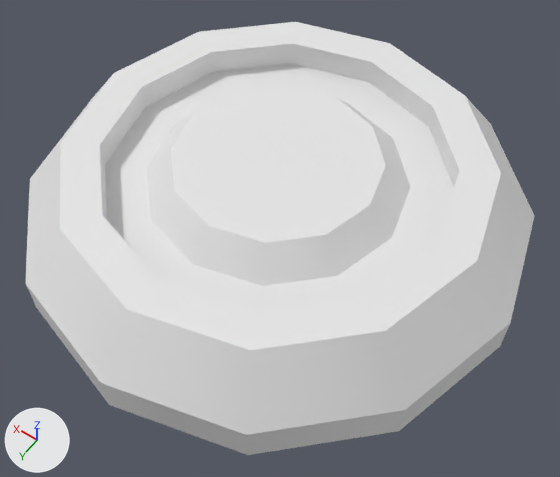
The FBX model Assets/Enviro Static Meshes/Meshes/SM_CoffeMug_Cover.fbx as it was, and as the next commit left it.
Both versions are drawn from a 50 mm lens placed at (-0.0465, 0.0644, 0.0975), pointed at (-0.0036, 0.0044, 0.0031). The lights are fixed; the arrows at lower left show +X, +Y and +Z. Where no turn or scale is listed for an object, it has been applied to the vertices.

The older version as bpy lines, for what is in view:
```python
mat_mr_props = principled_material('MR_Props')
mat_mr_props.base_color = (0.8, 0.8, 0.8)  # white #e7e7e7
me_cylinder_001 = bpy.data.meshes.new('Cylinder.001')
me_cylinder_001.from_pydata(...)  # 168 vertices, 332 faces; spans x -0.0393..0.0393, y -0.0393..0.0393, z 0.0..0.0151
me_cylinder_001.materials.append(mat_mr_props)  # white #e7e7e7
ob_sm_coffemug_cover = bpy.data.objects.new('SM_CoffeMug_Cover', me_cylinder_001)
ob_sm_coffemug_cover.location = (0.0, 0.0, 0.0)
```
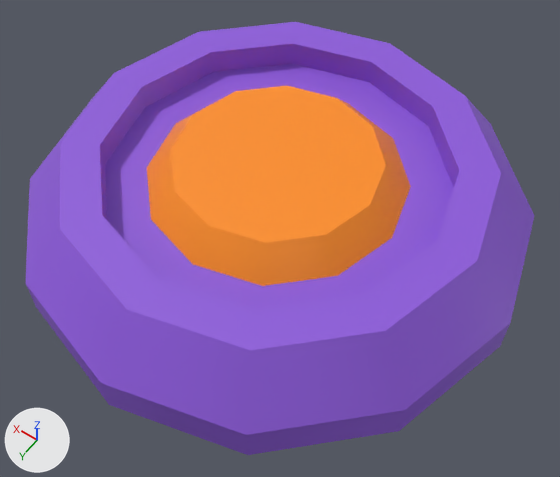
Diff of the bpy script that builds the scene:
```diff
--- a/Assets/Enviro Static Meshes/Meshes/SM_CoffeMug_Cover.fbx.py
+++ b/Assets/Enviro Static Meshes/Meshes/SM_CoffeMug_Cover.fbx.py
@@ img_prop_texture_set01_png @@
+img_prop_texture_set01_png = load_image('Prop_Texture_Set01.png', '../../Materials/Prop_Texture_Set01.png', 64, 64, 'sRGB')
@@ mat_mr_props @@
 mat_mr_props = principled_material('MR_Props')
-mat_mr_props.base_color = (0.8, 0.8, 0.8)  # white #e7e7e7
+mat_mr_props.texture = img_prop_texture_set01_png
@@ me_cylinder_001 @@
 me_cylinder_001.from_pydata(...)  # 168 vertices, 332 faces; spans x -0.0393..0.0393, y -0.0393..0.0393, z 0.0..0.0151
 # used by ob_sm_coffemug_cover; location = (0.0, 0.0, 0.0)
+# me_cylinder_001 part 1: texture (UV) coordinates of 332 of 332 faces, centred in x -0.0376..0.0376, y -0.0376..0.0376, z 0.0..0.0151, changed; they spanned u 0.0..1.0, v 0.01..1.0 and now span u 0.58..0.92, v 0.22..0.92
 me_cylinder_001.materials.append(mat_mr_props)
```

What differs and where, as boxes [x1, y1, x2, y2] in the pictures (560 x 477 px):
'SM_CoffeMug_Cover', surface changed (white to purple): [25, 22, 534, 455] in both
